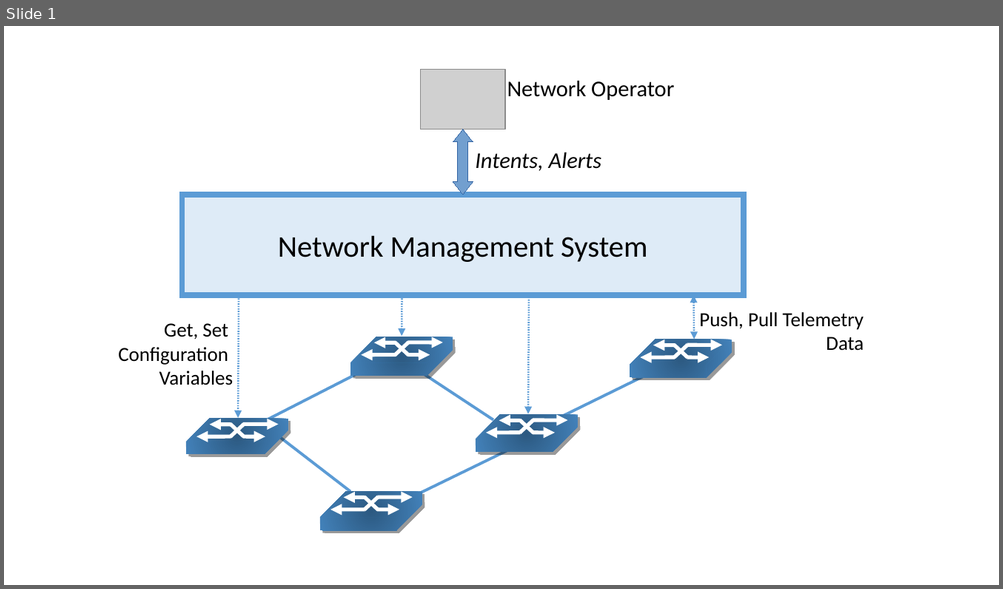
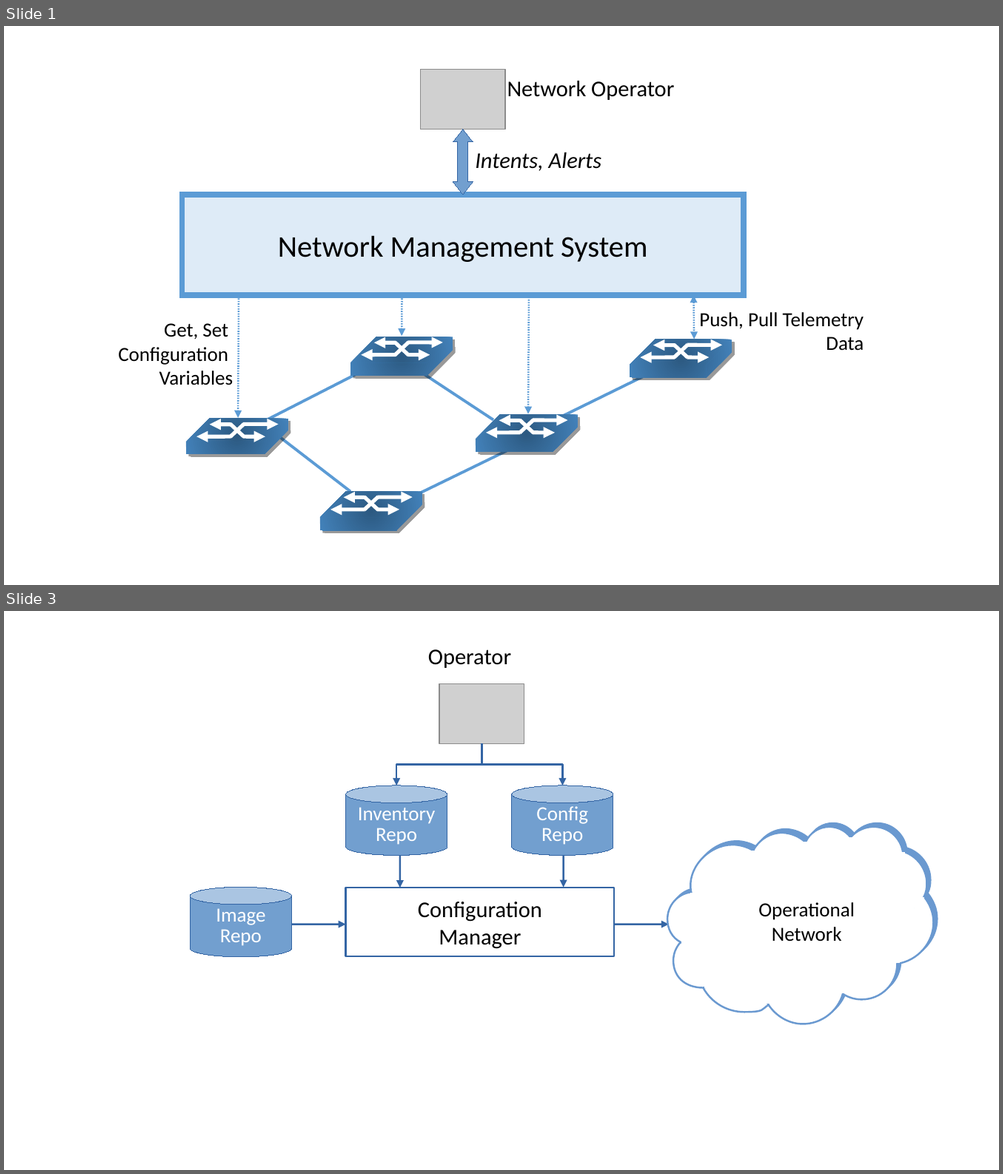
Before and after one commit to SystemsApproach/7E, a slide deck: operations/figures/operations.odp. Shown one above the other, each under a label of ours: slide 1 before the commit, slides 1 and 3 after it; the slides between them are not shown. The pictures are 1003x589 and 1003x1174 pixels, drawn with LibreOffice and Linux fonts; fonts in the diff are those of the drawing; grey boxes stand for pictures. Boxes give left, top, right and bottom in pixels: in the first picture for what was removed or moved away, otherwise in the second. Text is boxed around its words. In the diff, an @@ line names an element or a change of style, - is before the commit and + after.

Commit message:
draft config-as-code section

```diff
--- a/operations/figures/operations.odp
+++ b/operations/figures/operations.odp
@@ slide 3 added at [4, 611, 999, 1170], background #FFFFFF @@
@@ text added at [428, 649, 511, 668], 18 pt, text #000000 @@
+Operator
@@ picture added at [439, 684, 523, 743] @@
@@ elbow arrow added from (481, 743) to (397, 786), #3465A4 1.45 pt @@
@@ elbow arrow added from (481, 743) to (563, 786), #3465A4 1.45 pt @@
@@ cylinder added at [346, 786, 447, 856], fill #729FCF, outline #3465A4 0 pt, 16 pt, text #FFFFFF @@
+Inventory
+Repo
@@ cylinder added at [511, 786, 612, 856], fill #729FCF, outline #3465A4 0 pt, 16 pt, text #FFFFFF @@
+Config
+Repo
@@ arrow added from (400, 856) to (400, 888), #3465A4 1.45 pt @@
@@ arrow added from (563, 856) to (563, 887), #3465A4 1.45 pt @@
@@ cylinder added at [190, 887, 291, 957], fill #729FCF, outline #3465A4 0 pt, 16 pt, text #FFFFFF @@
+Image
+Repo
@@ rectangle added at [346, 888, 614, 957], fill #FFFFFF, outline #3465A4 1.45 pt, 18 pt, text #000000 @@
+Configuration
+Manager
@@ text added at [758, 903, 854, 942], 16 pt, text #000000 @@
+Operational
+Network
@@ arrow added from (292, 924) to (346, 924), #3465A4 1.45 pt @@
@@ arrow added from (614, 924) to (669, 924), #3465A4 1.45 pt @@
@@ group added at [667, 826, 933, 1025]: 11 rectangles, 1 freeform shape @@
```
Also in this commit, not shown: 1 slide changed, 7 other files.
